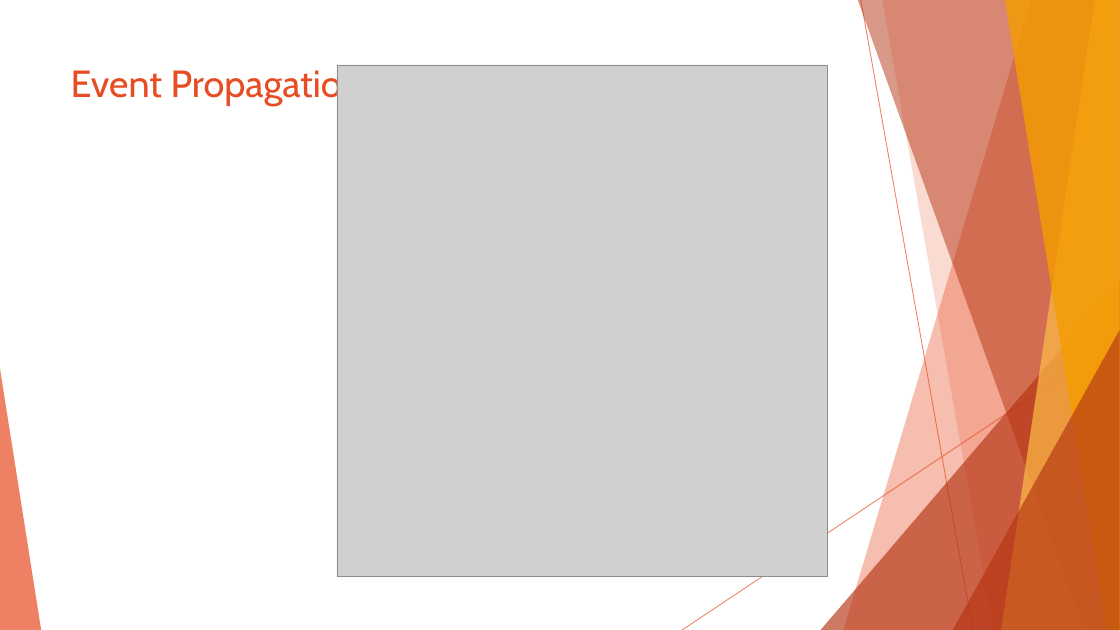
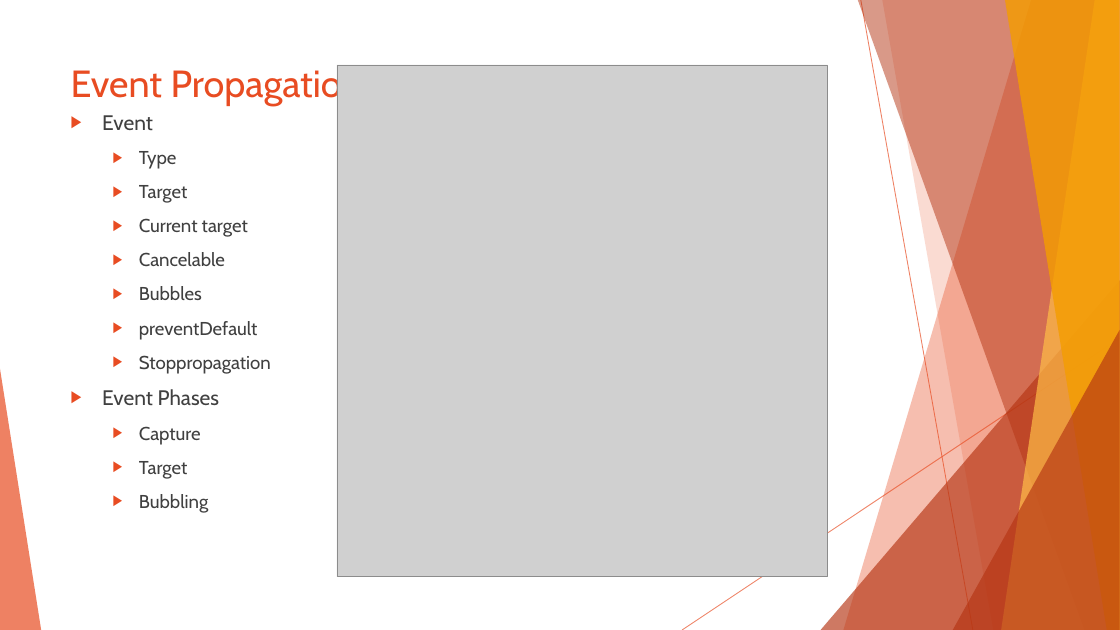
Before and after one commit to pvseshu/Javascript, a slide deck: slide 20 of Introduction to JavaScript/Introduction to JavaScript.pptx. Drawn at 1120x630 pixels with LibreOffice and Linux fonts; fonts in the diff are those of the drawing; grey boxes stand for pictures. Boxes give left, top, right and bottom in pixels: in the first picture for what was removed or moved away, otherwise in the second. Text is boxed around its words. In the diff, an @@ line names an element or a change of style, - is before the commit and + after.

Commit message:
Events
Events code update

```diff
--- a/Introduction to JavaScript/Introduction to JavaScript.pptx
+++ b/Introduction to JavaScript/Introduction to JavaScript.pptx
@@ text added at (102, 115, 271, 513), 16 pt, text #404040 @@
+▶ Event
+  ▶ Type
+  ▶ Target
+  ▶ Current target
+  ▶ Cancelable
+  ▶ Bubbles
+  ▶ preventDefault
+  ▶ Stoppropagation
+▶ Event Phases
+  ▶ Capture
+  ▶ Target
+  ▶ Bubbling
```
Also in this commit, not shown: 1 other slide changed, 2 slides added, 1 slide removed, 5 other files.
